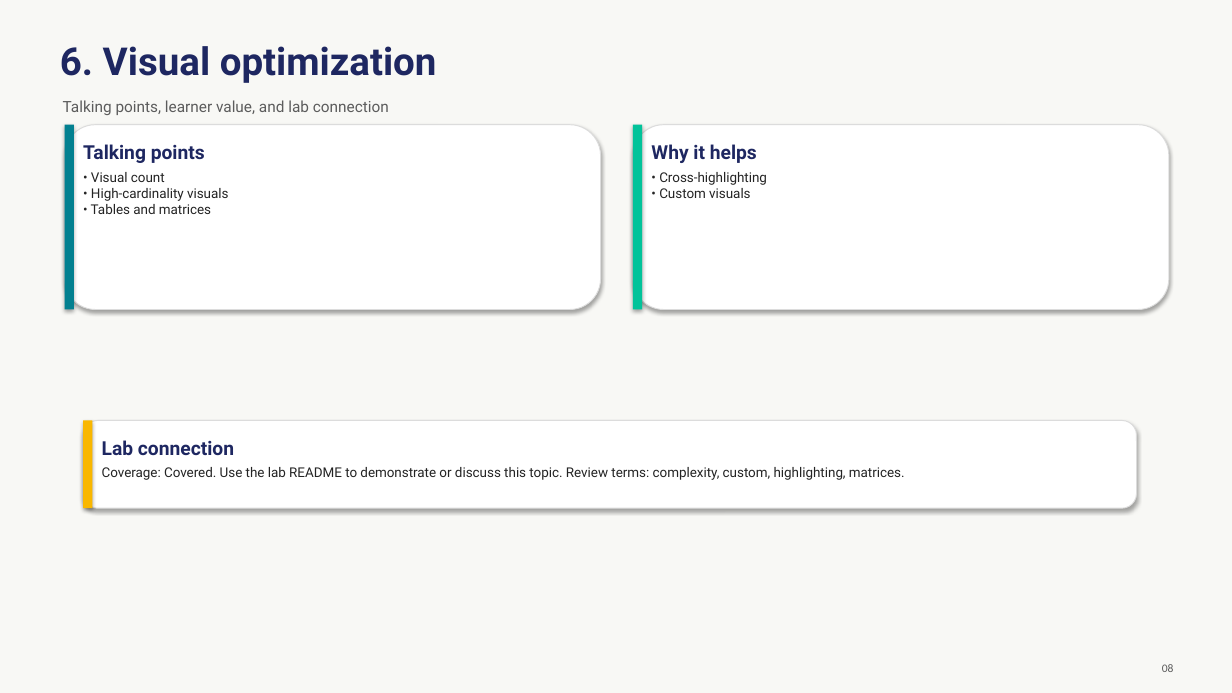
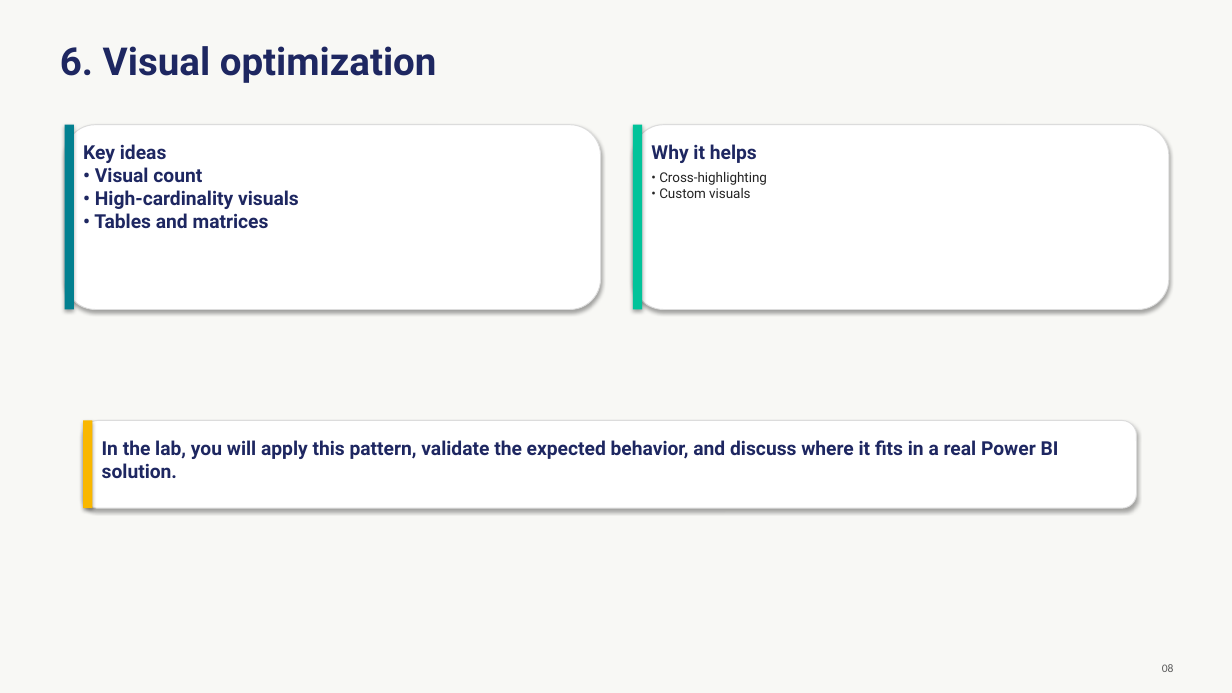
Before and after one commit to Coding-Forge/PBI-Advanced-Factory, a slide deck: slide 8 of modules/05-performance-optimization/assets/performance-optimization.pptx. Drawn at 1232x693 pixels with LibreOffice and Linux fonts; fonts in the diff are those of the drawing. Boxes give left, top, right and bottom in pixels: in the first picture for what was removed or moved away, otherwise in the second. Text is boxed around its words. In the diff, an @@ line names an element or a change of style, - is before the commit and + after.

```diff
--- a/modules/05-performance-optimization/assets/performance-optimization.pptx
+++ b/modules/05-performance-optimization/assets/performance-optimization.pptx
@@ text removed at (x1=63, y1=100, x2=389, y2=115) @@
-Talking points, learner value, and lab connection
@@ text at (x1=83, y1=144, x2=299, y2=228): text changed; size 10.5 to 15 pt; text colour #242424 to #1E2761; bold on @@
-Talking points
-• Visual count
-• High-cardinality visuals
-• Tables and matrices
+Key ideas
+• Visual count
+• High-cardinality visuals
+• Tables and matrices
@@ text at (x1=102, y1=440, x2=1059, y2=478): text changed; size 10.5 to 15 pt; text colour #242424 to #1E2761; bold on @@
-Lab connection
-Coverage: Covered. Use the lab README to demonstrate or discuss this topic. Review terms: complexity, custom, highlighting, matrices.
+In the lab, you will apply this pattern, validate the expected behavior, and discuss where it fits in a real Power BI solution.
```
Also in this commit, not shown: 13 other slides changed, 10 other files.
